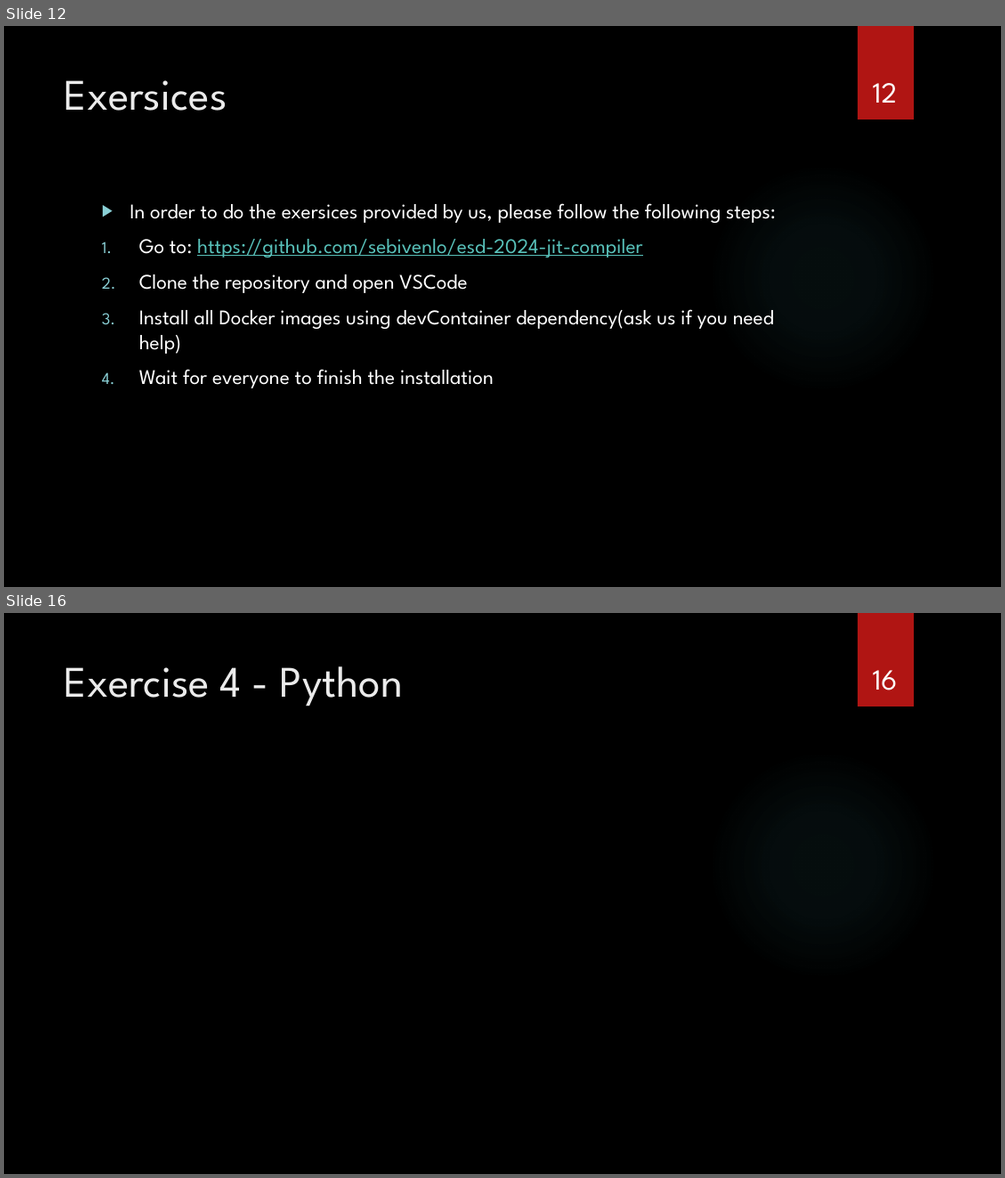
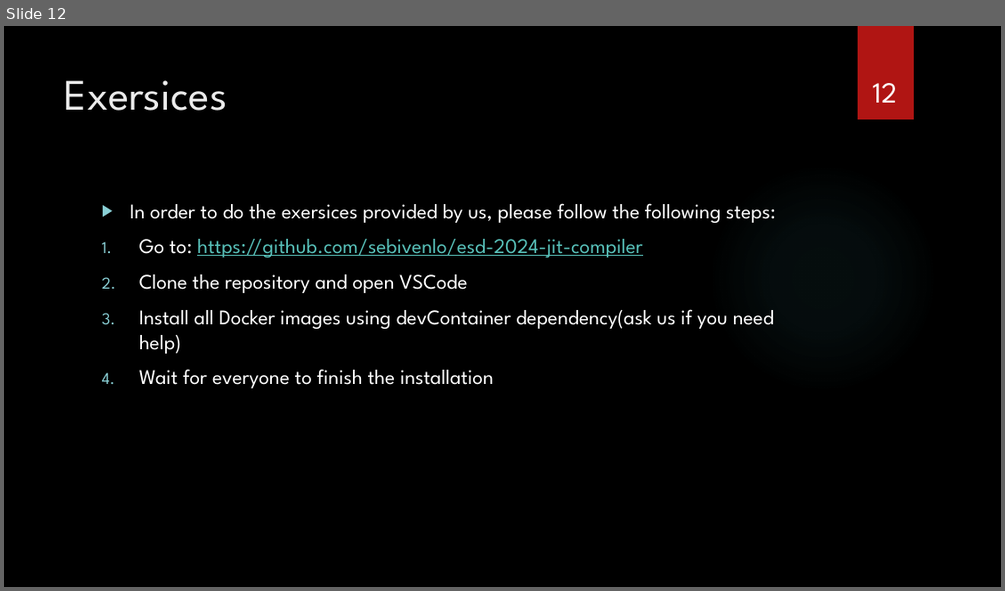
Before and after one commit to sebivenlo/esd-2024-jit-compiler, a slide deck: documents/presentation/presentation jit compiler.pptx. Shown one above the other, each under a label of ours: slides 12 and 16 before the commit, slide 12 after it; the slides between them are not shown. The pictures are 1005x1178 and 1005x591 pixels, drawn with LibreOffice and Linux fonts; fonts in the diff are those of the drawing; background and template pictures are left out. Boxes give left, top, right and bottom in pixels: in the first picture for what was removed or moved away, otherwise in the second. Text is boxed around its words. In the diff, an @@ line names an element or a change of style, - is before the commit and + after.

```diff
--- a/documents/presentation/presentation jit compiler.pptx
+++ b/documents/presentation/presentation jit compiler.pptx
@@ slide 16 removed at (4,613,1001,1174), background picture (left out); not listed: 2 template elements that a slide beside it also shows @@
@@ title removed at (65,666,403,706) @@
-Exercise 4 - Python
@@ page number removed at (873,670,898,690) @@
-16
```
Also in this commit, not shown: 3 slides changed, 1 slide added, 3 other slides removed, 1 other file.
